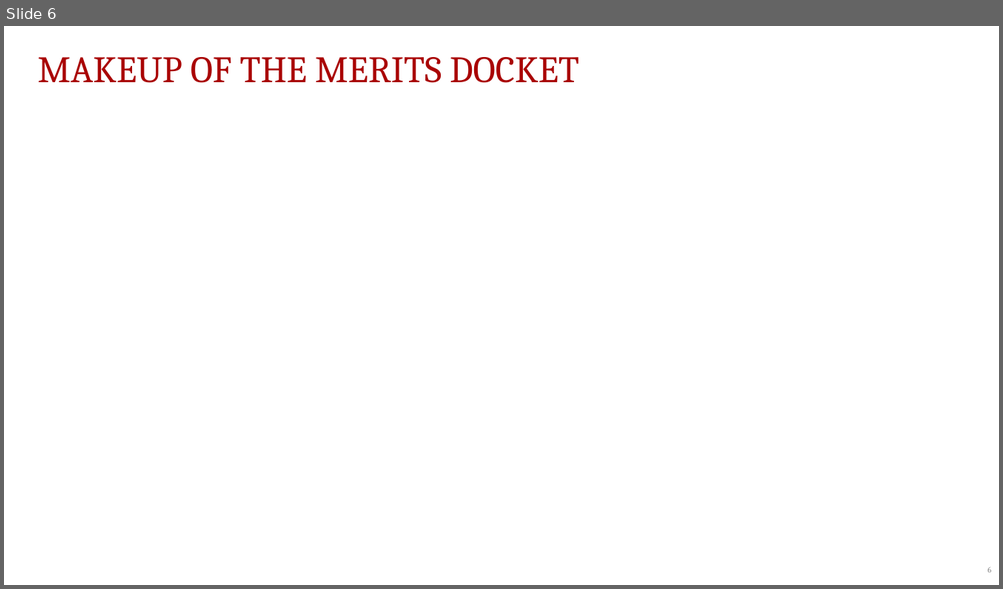
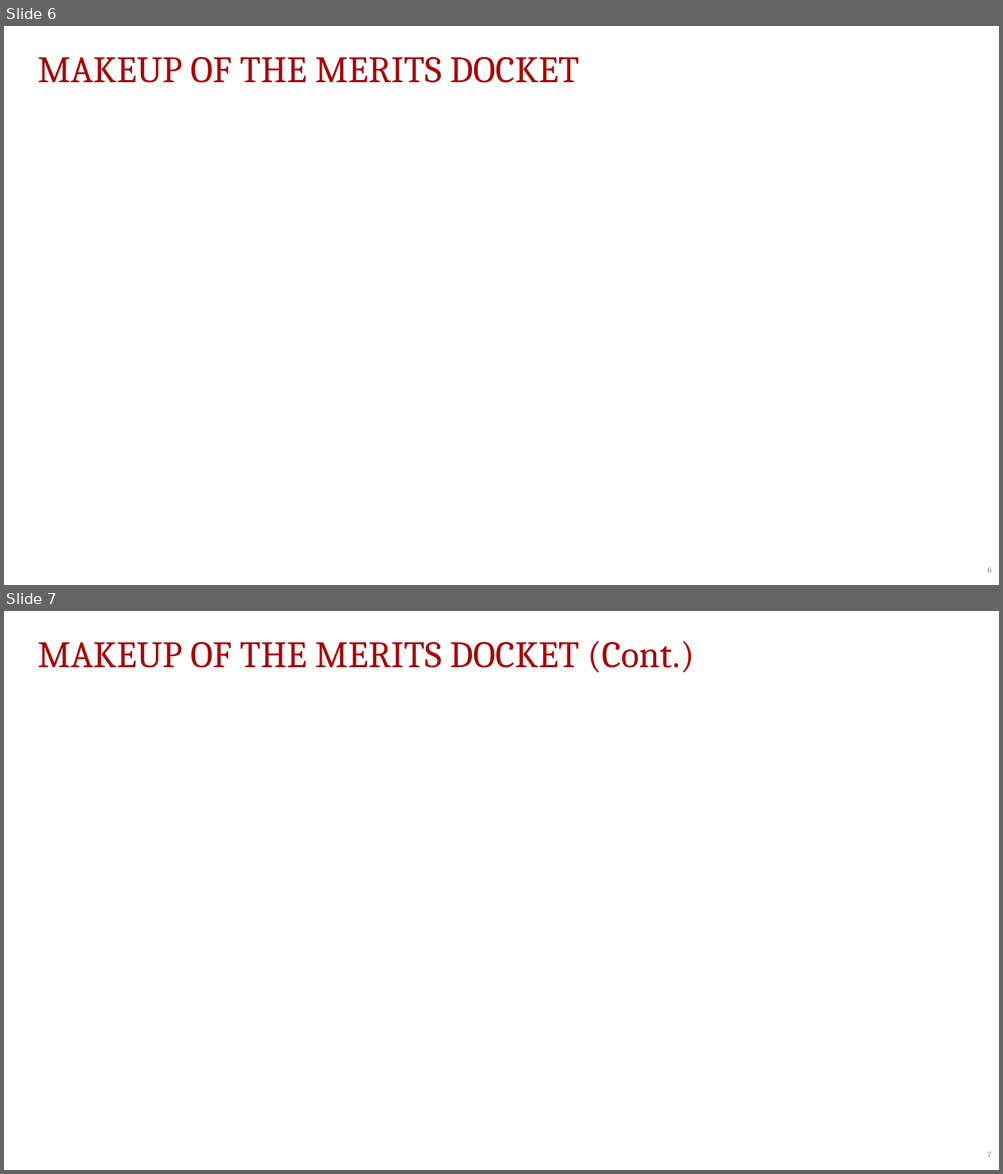
Before and after one commit to JakeTruscott/scotuswatch, a slide deck: Stat Reviews/OT24_StatReview/compilation/SCOTUSBlog/statpack_OT24.pptx. Shown one above the other, each under a label of ours: slide 6 before the commit, slides 6 and 7 after it. The pictures are 1003x589 and 1003x1174 pixels, drawn with LibreOffice and Linux fonts; fonts in the diff are those of the drawing. Boxes give left, top, right and bottom in pixels: in the first picture for what was removed or moved away, otherwise in the second. Text is boxed around its words. In the diff, an @@ line names an element or a change of style, - is before the commit and + after.

```diff
--- a/Stat Reviews/OT24_StatReview/compilation/SCOTUSBlog/statpack_OT24.pptx
+++ b/Stat Reviews/OT24_StatReview/compilation/SCOTUSBlog/statpack_OT24.pptx
@@ slide 7 added at (x1=4, y1=611, x2=999, y2=1170), background #FFFFFF @@
@@ text added at (x1=37, y1=641, x2=694, y2=672), 36 pt, text #A90404 @@
+MAKEUP OF THE MERITS DOCKET (Cont.)
@@ page number added at (x1=987, y1=1152, x2=991, y2=1158), 8 pt, text #8C8C8C @@
+7
```
Also in this commit, not shown: 21 slides changed, 45 other files.
